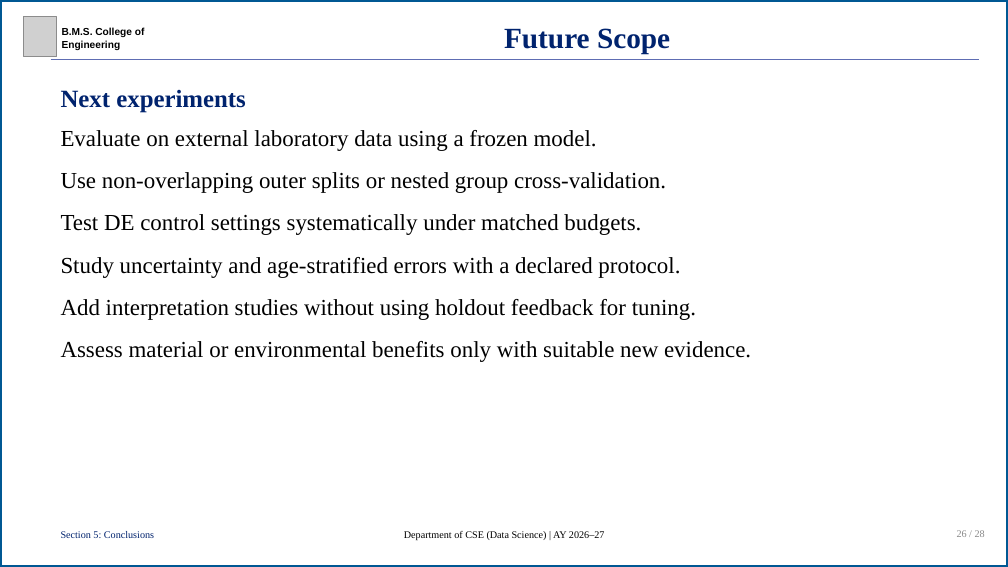
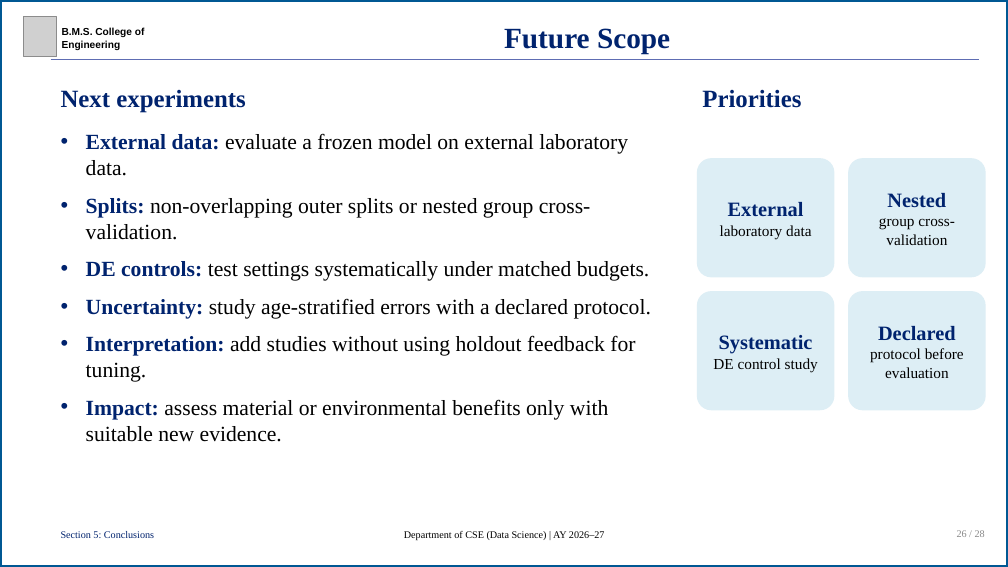
Before and after one commit to R-V-Abhishek/concrete-strength-de-svr, a slide deck: slide 26 of presentation/concrete-strength-de-svr-presentation.pptx. Drawn at 1008x567 pixels with LibreOffice and Linux fonts; fonts in the diff are those of the drawing; grey boxes stand for pictures. Boxes give left, top, right and bottom in pixels: in the first picture for what was removed or moved away, otherwise in the second. Text is boxed around its words. In the diff, an @@ line names an element or a change of style, - is before the commit and + after.

```diff
--- a/presentation/concrete-strength-de-svr-presentation.pptx
+++ b/presentation/concrete-strength-de-svr-presentation.pptx
@@ text added at bbox=[702, 89, 801, 108], 39 pt, text #00236E, bold @@
+Priorities
@@ text at bbox=[86, 133, 651, 442]: text changed; size 36 to 34 pt @@
-Evaluate on external laboratory data using a frozen model.
-Use non-overlapping outer splits or nested group cross-validation.
-Test DE control settings systematically under matched budgets.
-Study uncertainty and age-stratified errors with a declared protocol.
-Add interpretation studies without using holdout feedback for tuning.
-Assess material or environmental benefits only with suitable new evidence.
+• External data: evaluate a frozen model on external laboratory data.
+• Splits: non-overlapping outer splits or nested group cross-validation.
+• DE controls: test settings systematically under matched budgets.
+• Uncertainty: study age-stratified errors with a declared protocol.
+• Interpretation: add studies without using holdout feedback for tuning.
+• Impact: assess material or environmental benefits only with suitable new evidence.
@@ rounded rectangle added at bbox=[697, 158, 834, 277], fill #DDEEF5, 24 pt, text #000000 @@
+External
+laboratory data
@@ rounded rectangle added at bbox=[848, 158, 986, 277], fill #DDEEF5, 24 pt, text #000000 @@
+Nested
+group cross-validation
@@ rounded rectangle added at bbox=[697, 291, 834, 410], fill #DDEEF5, 24 pt, text #000000 @@
+Systematic
+DE control study
@@ rounded rectangle added at bbox=[848, 291, 986, 410], fill #DDEEF5, 24 pt, text #000000 @@
+Declared
+protocol before evaluation
```
Also in this commit, not shown: 16 other slides changed, 7 other files.
